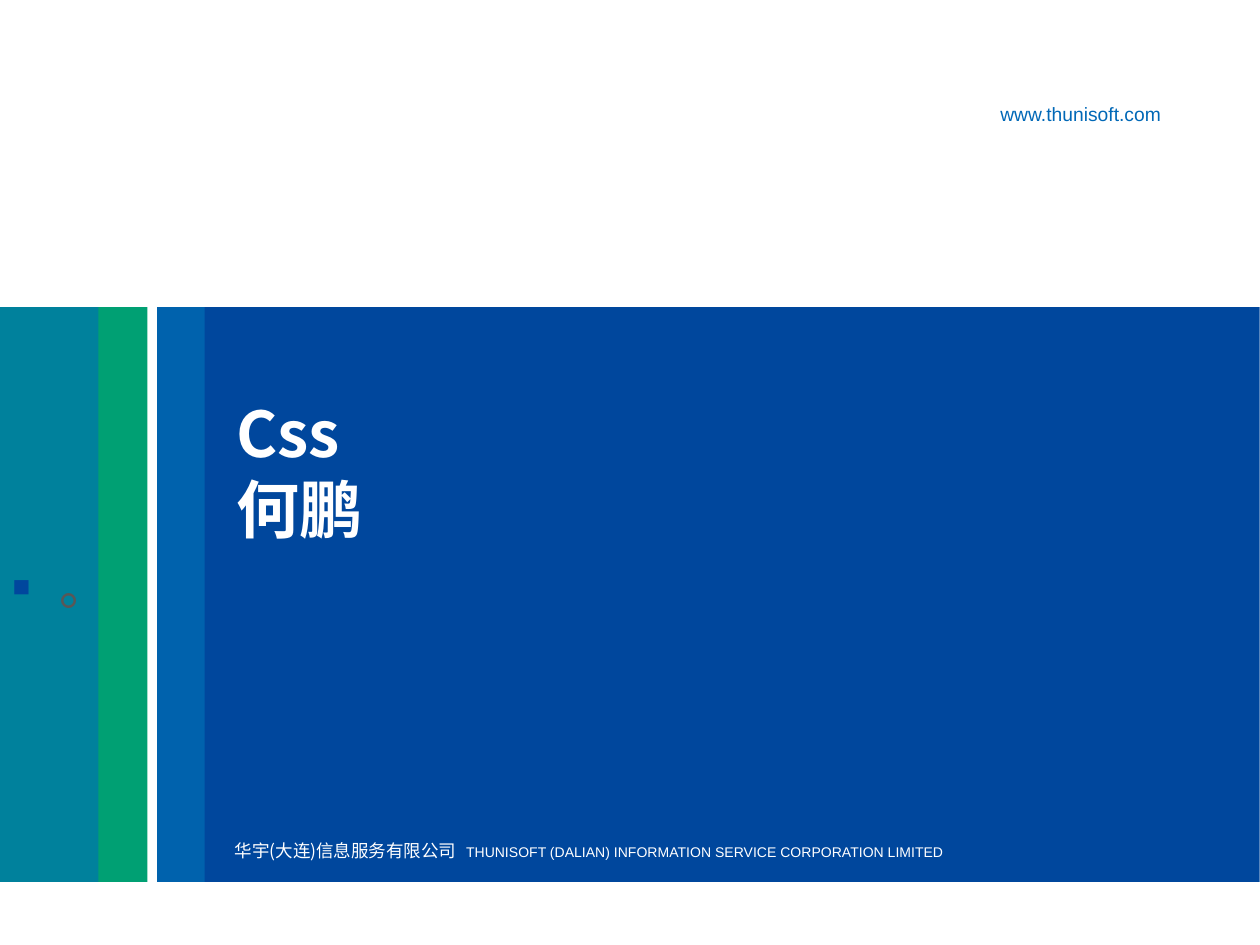
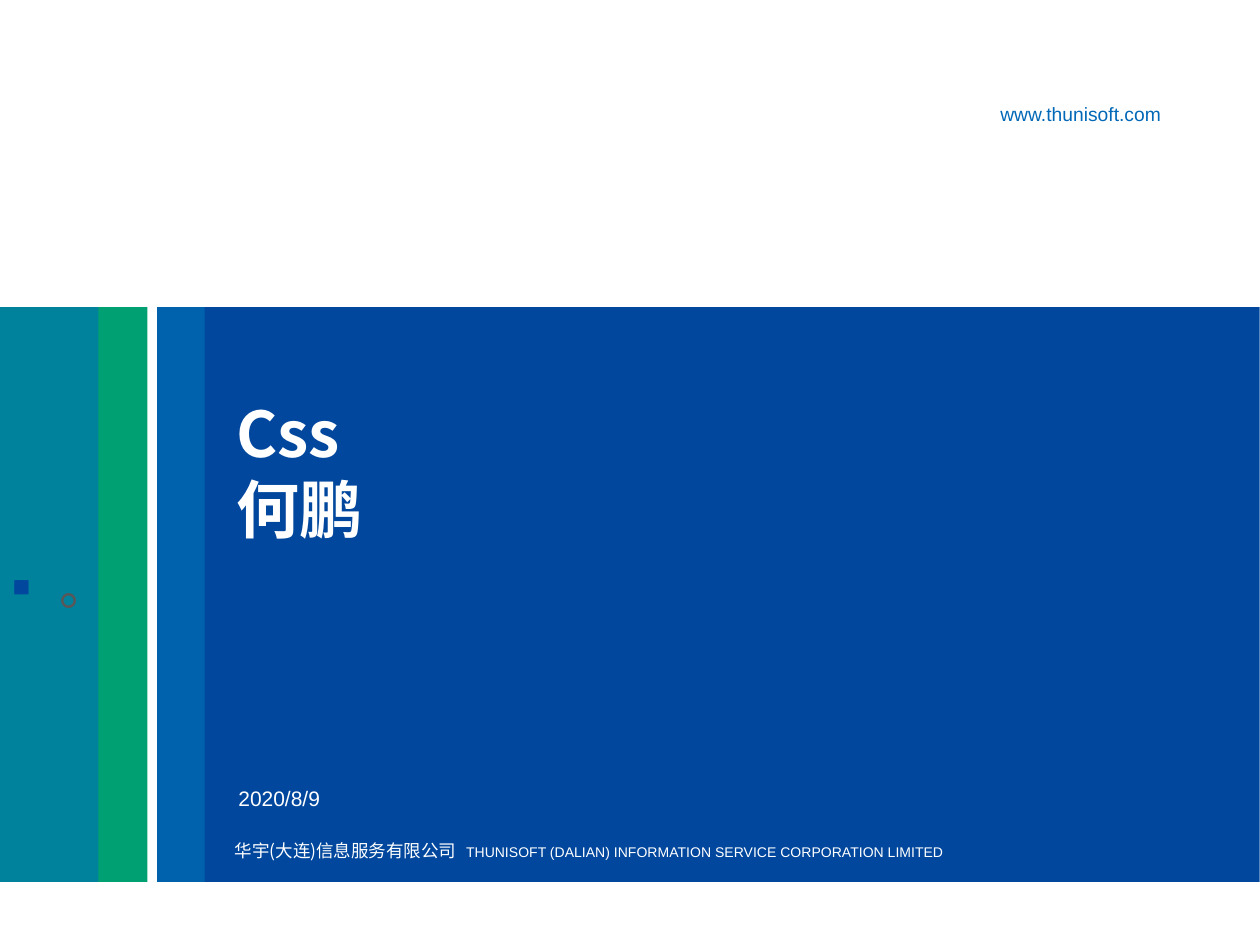
Before and after one commit to he8hepeng/thunisoftCli3, a slide deck: slide 1 of css教案（修改版）.pptx. Drawn at 1260x945 pixels with LibreOffice and Linux fonts; fonts in the diff are those of the drawing; background and template pictures are left out. Boxes give left, top, right and bottom in pixels: in the first picture for what was removed or moved away, otherwise in the second. Text is boxed around its words. In the diff, an @@ line names an element or a change of style, - is before the commit and + after.

```diff
--- a/css教案（修改版）.pptx
+++ b/css教案（修改版）.pptx
@@ text added at box(238, 790, 320, 807), 12 pt, text #FFFFFF @@
+2020/8/9
```
Also in this commit, not shown: 4 other slides changed, 7 slides added, 15 other files.
